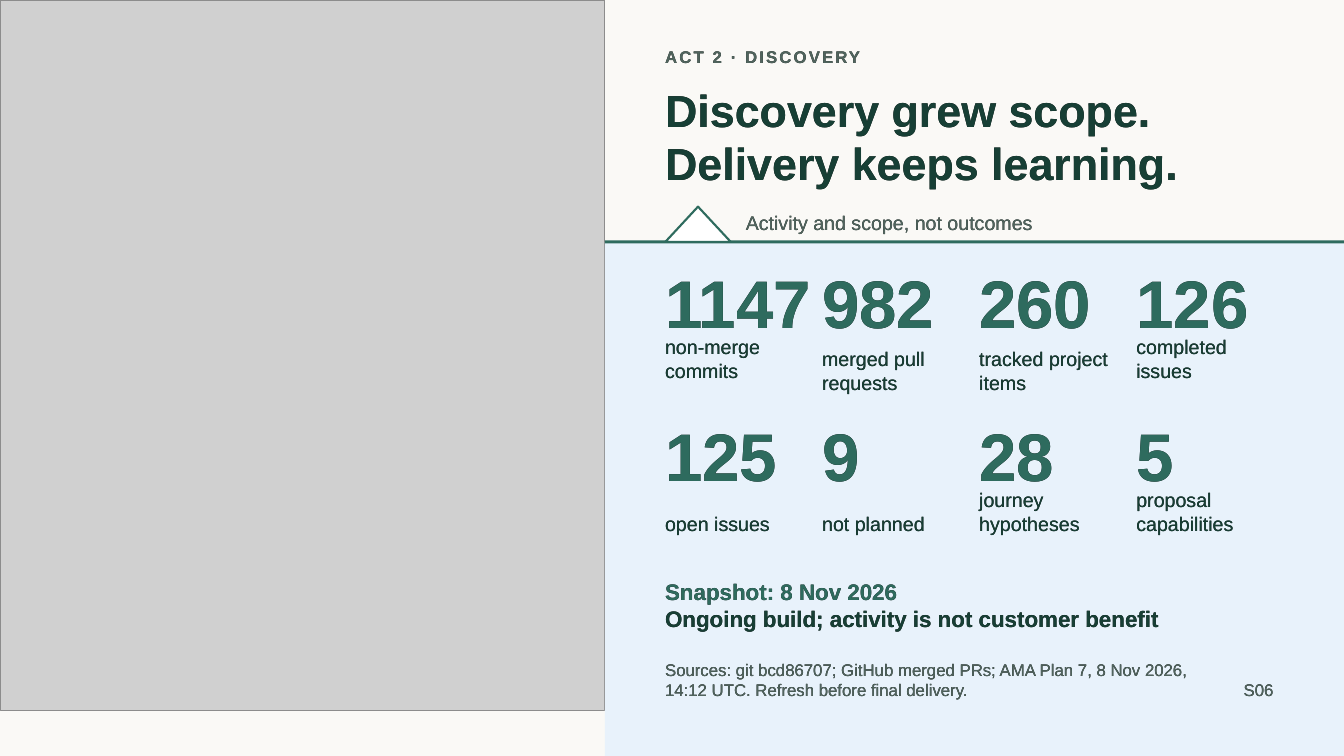
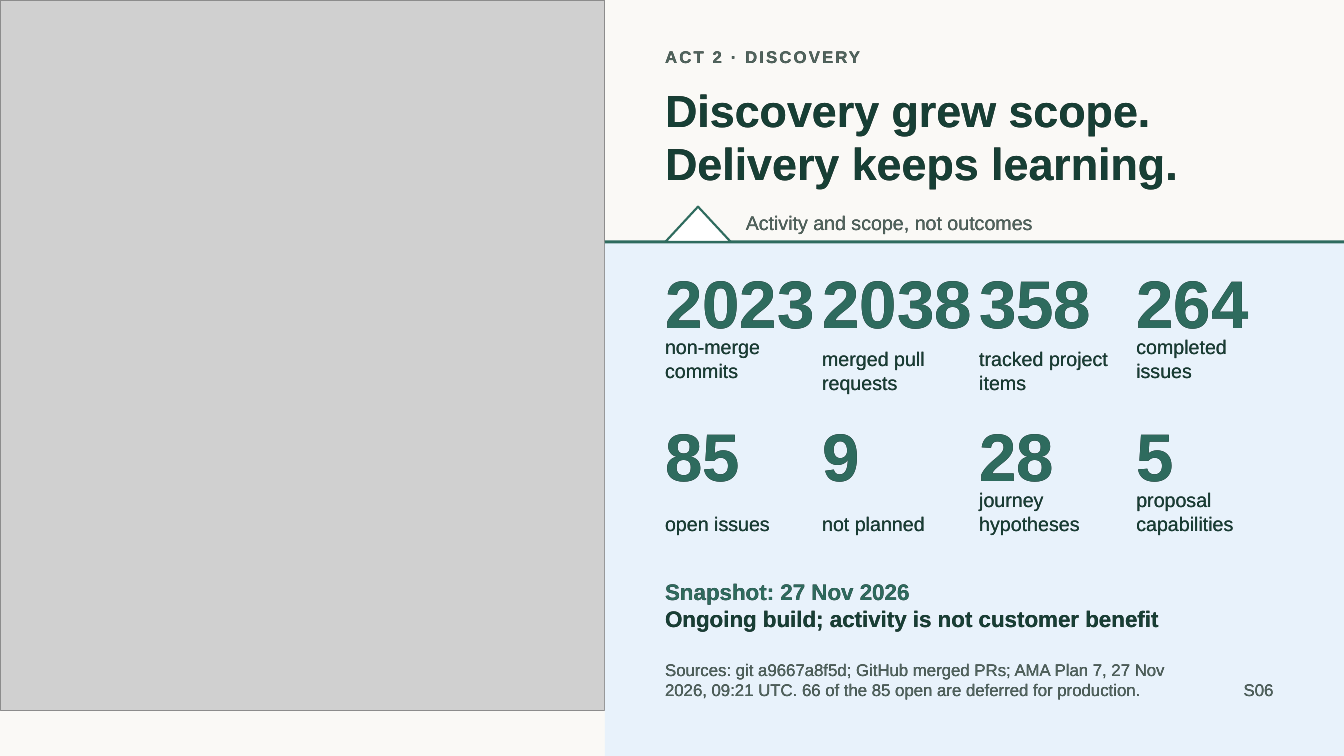
Before and after one commit to jmservera/ama, a slide deck: slide 7 of docs/capstone/deck/zava-forward-cowork-v2-draft.pptx. Drawn at 1344x756 pixels with LibreOffice and Linux fonts; fonts in the diff are those of the drawing; grey boxes stand for pictures. Boxes give left, top, right and bottom in pixels: in the first picture for what was removed or moved away, otherwise in the second. Text is boxed around its words. In the diff, an @@ line names an element or a change of style, - is before the commit and + after.

```diff
--- a/docs/capstone/deck/zava-forward-cowork-v2-draft.pptx
+++ b/docs/capstone/deck/zava-forward-cowork-v2-draft.pptx
@@ text at <box>665,281,814,329</box>: text changed @@
-1147
+2023
@@ text at <box>822,281,971,329</box>: text changed @@
-982
+2038
@@ text at <box>979,281,1091,329</box>: text changed @@
-260
+358
@@ text at <box>1136,281,1248,341</box>: text changed @@
-126
+264
@@ text at <box>665,434,740,482</box>: text changed @@
-125
+85
@@ text at <box>665,583,910,605</box>: text changed @@
-Snapshot: 8 Nov 2026
+Snapshot: 27 Nov 2026
@@ text at <box>665,663,1165,700</box>: text changed @@
-Sources: git bcd86707; GitHub merged PRs; AMA Plan 7, 8 Nov 2026, 14:12 UTC. Refresh before final delivery.
+Sources: git a9667a8f5d; GitHub merged PRs; AMA Plan 7, 27 Nov 2026, 09:21 UTC. 66 of the 85 open are deferred for production.
```
Also in this commit, not shown: 1 other slide changed, 1 slide removed, 4 other files.
